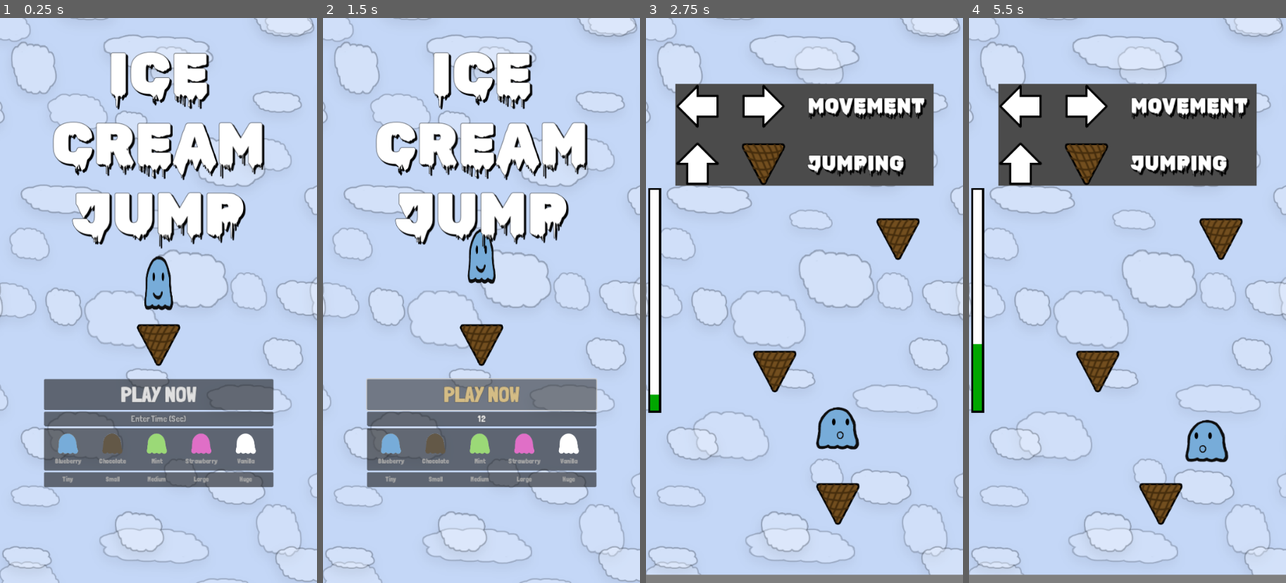
Above: before the commit, frames 1-4 (left to right).
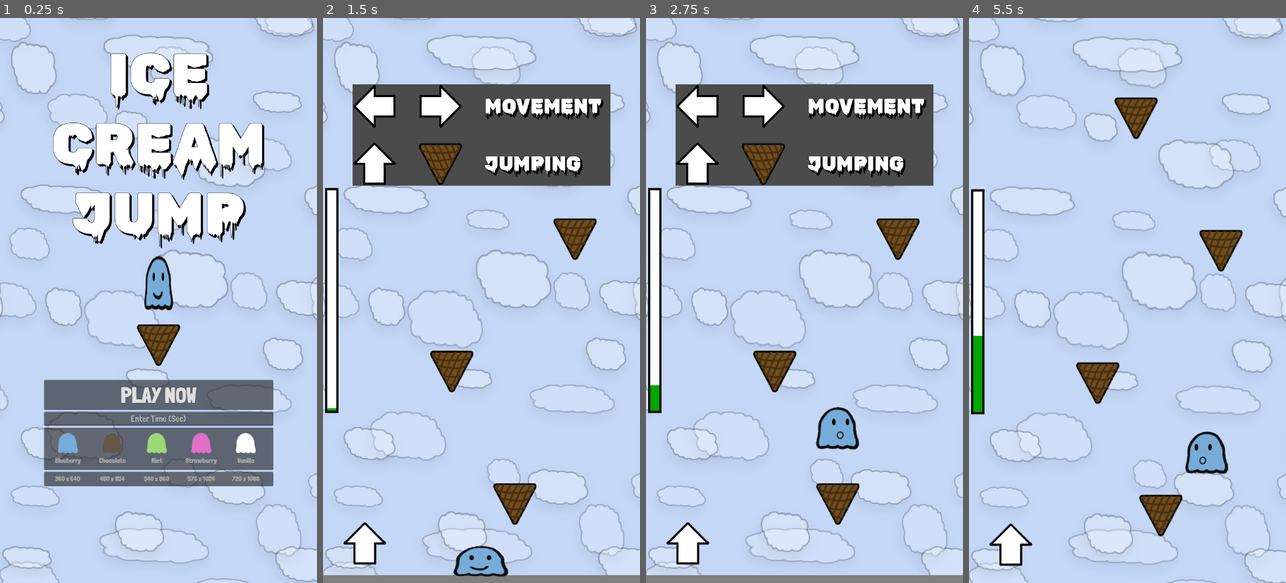
Above: after the commit, the same moments.

Repository: bsu-cs315/E2-hovell
Game: Godot game, scene res://title/title.tscn
Two runs of this game, one before a commit and one after it. Both use one fixed random seed, a clock stepped at 60 frames per second and the inputs below. Sound files missing from this copy of the repository are replaced by a short silence.
Inputs (mouse positions are in pixels of both pictures, inside the frame that each line leads up to):
- Up to frame 1 (0.25 s): no input
- Up to frame 2 (1.5 s): click (481, 419) at 0.52 s; type "12" at 0.6 s; click "PLAY NOW" at 1.25 s
- Up to frame 3 (2.75 s): hold D (move_right) from 2.03 s (still down); hold W (jump) from 2.03 s (still down)
- Up to frame 4 (5.5 s): release D (move_right) at 2.78 s; release W (jump) at 2.78 s; hold A (move_left) 2.78-3.53 s; tap W (jump) at 2.85, 3.02, 3.32, 4.35, 4.52, 4.82 s; hold W (jump) 3.53-4.28 s; hold D (move_right) 3.53-5.03 s; hold A (move_left) from 5.03 s (still down); hold W (jump) from 5.03 s (still down)

The runs differ from the first frame. In frame 1, 3.6% of the frame differs, in the area x 13-87%, y 5-84%; in frame 2, 40%, in the area x 0-100%, y 5-100%; in frame 3, 2.0%; in frame 4, 25%.

Commit message:
Add mobile functionality and downloadable export

Diff:
--- a/project/background/ParallaxBackground.tscn
+++ b/project/background/ParallaxBackground.tscn
@@ -12,6 +12,7 @@
 motion_mirroring = Vector2(0, 1380)
 
 [node name="Sprite2D" type="Sprite2D" parent="ParallaxLayer"]
+scale = Vector2(1, 2)
 texture = ExtResource("1_vgr75")
 
 [node name="ParallaxLayer2" type="ParallaxLayer" parent="."]
--- a/project/hud/hud.gd
+++ b/project/hud/hud.gd
@@ -7,6 +7,7 @@
 @onready var _tutorial_container : VBoxContainer = $Tutorial
 @onready var _win_particle_object : CPUParticles2D = $EndGameContainer/WinParticle
 @onready var _sound_restart : AudioStreamPlayer = $RestartSound
+@onready var _button_controls : TouchScreenButton = $JumpButton
 
 func _ready() -> void:
 	_end_container.hide()
@@ -39,6 +40,11 @@
 	_win_bar.position = new_position
 
 
+func update_controls_position(new_position: Vector2) -> void:
+	_button_controls.position.x = new_position.x + 15
+	_button_controls.position.y = new_position.y + 250
+
+
 func _on_restart_button_pressed() -> void:
 	_sound_restart.play()
 	get_tree().reload_current_scene()
--- a/project/hud/hud.tscn
+++ b/project/hud/hud.tscn
@@ -183,5 +183,12 @@
 [node name="RestartSound" type="AudioStreamPlayer" parent="."]
 stream = ExtResource("7_ymwry")
 
+[node name="JumpButton" type="TouchScreenButton" parent="."]
+z_index = 20
+z_as_relative = false
+position = Vector2(303, 1021)
+texture_normal = ExtResource("3_rg3ug")
+action = "jump"
+
 [connection signal="pressed" from="EndGameContainer/RestartButton" to="." method="_on_restart_button_pressed"]
 [connection signal="pressed" from="EndGameContainer/ExitButton" to="." method="_on_exit_button_pressed"]
--- a/project/ice_cream/body_follow.gd
+++ b/project/ice_cream/body_follow.gd
@@ -29,10 +29,10 @@
 			_face_object.set_texture(_face_sprites[0])
 
 
-		if Input.is_action_pressed("move_left") and position.x > _min_x:
+		if (Input.is_action_pressed("move_left") or Input.get_accelerometer().x < -1.25) and position.x > _min_x:
 			_direction = -1
 
-		elif Input.is_action_pressed("move_right") and position.x < _max_x:
+		elif (Input.is_action_pressed("move_right") or Input.get_accelerometer().x > 1.25) and position.x < _max_x:
 			_direction = 1
 
 		else:
--- a/project/ice_cream/ice_cream.gd
+++ b/project/ice_cream/ice_cream.gd
@@ -48,10 +48,10 @@
 			_body_part_sprites.scale = Vector2(_min_scale, _max_scale)
 			_jump_sound.play()
 
-		if Input.is_action_pressed("move_left"):
+		if Input.is_action_pressed("move_left") or Input.get_accelerometer().x < -1.25:
 			_direction = -1
 
-		elif Input.is_action_pressed("move_right"):
+		elif Input.is_action_pressed("move_right") or Input.get_accelerometer().x > 1.25:
 			_direction = 1
 
 		else:
--- a/project/level/level.gd
+++ b/project/level/level.gd
@@ -28,6 +28,9 @@
 @onready var _win_timer_object : Timer = $WinTimer
 
 func _ready() -> void:
+	#Input.emulate_touch_from_mouse = true
+	#Input.emulate_mouse_from_touch = false
+
 	if _wait_time > 5:
 		_win_timer_object.wait_time = _wait_time
 	_win_timer_object.start()
@@ -43,12 +46,13 @@
 	var _win_bar_size_x := 500.0
 	var _time_left_percent : float = _win_timer_object.time_left / _win_timer_object.wait_time
 
-	if _ice_cream_object.position.y > _camera_object.position.y + 750:
+	if _ice_cream_object.position.y > _camera_object.position.y + 950:
 		_game_finished(false)
 	else:
 		var _new_hud_size : float = _win_bar_size_x - (_time_left_percent * _win_bar_size_x)
 		var _new_hud_position : = Vector2(_camera_object.position.x - 330, _camera_object.position.y + (_win_bar_size_x / 2))
 		_hud_object.update_win_bar(_new_hud_size, _new_hud_position)
+		_hud_object.update_controls_position(_new_hud_position)
 
 		var _cam_speed_max_change := 75
 		var _spawn_speed_max_change := 0.8
--- a/project/project.godot
+++ b/project/project.godot
@@ -17,14 +17,15 @@
 boot_splash/show_image=false
 boot_splash/fullsize=false
 boot_splash/use_filter=false
-config/icon="res://icon.png"
+config/icon="res://icon_desktop.png"
 
 [display]
 
 window/size/viewport_width=720
 window/size/viewport_height=1280
 window/size/resizable=false
-window/stretch/mode="canvas_items"
+window/stretch/mode="viewport"
+window/stretch/aspect="expand"
 window/handheld/orientation=1
 
 [input]
@@ -47,3 +48,8 @@
 , Object(InputEventKey,"resource_local_to_scene":false,"resource_name":"","device":-1,"window_id":0,"alt_pressed":false …(186 unchanged characters)…
 ]
 }
+
+[rendering]
+
+renderer/rendering_method="mobile"
+textures/vram_compression/import_etc2_astc=true
--- a/project/title/title.gd
+++ b/project/title/title.gd
@@ -1,28 +1,36 @@
 extends Node2D
+
+static var check_complete = false;
 
 var screen_size = DisplayServer.screen_get_size()
 var window = get_window()
 
 @onready var _flavor_input_object : ItemList = $VBoxContainer/FlavorInput
+@onready var _resolution_input_object : ItemList = $VBoxContainer/ResolutionInput
 @onready var _flavor_sprite : Sprite2D = $IceCream/Flavor
 @onready var _sound_play : AudioStreamPlayer = $PlaySound
 @onready var _sound_flavor : AudioStreamPlayer = $FlavorSound
 
 func _ready() -> void:
-	get_window().size = Vector2i(540, 960)
-
-	get_window().position.x = screen_size.x / 2.0 - (get_window().size.x / 2.0)
-	get_window().position.y = screen_size.y / 2.0 - (get_window().size.y / 2.0)
-
 	var _starting_flavor = randi_range(0, IceCream.flavor_info.size() - 1)
 	IceCream.update_flavor(_starting_flavor)
 	var _sprite_path : String = "res://ice_cream/flavor_"+IceCream.flavor_name()+".png"
 	_flavor_sprite.set_texture(load(_sprite_path))
 
 
+func _process(_delta: float) -> void:
+	if not check_complete:
+		check_complete = true
+		if Input.get_accelerometer() == Vector3.ZERO: # Desktop
+			get_window().size = Vector2i(540, 960)
+			get_window().position.x = screen_size.x / 2.0 - (get_window().size.x / 2.0)
+			get_window().position.y = screen_size.y / 2.0 - (get_window().size.y / 2.0)
+		else: # Mobile
+			_resolution_input_object.hide()
+
+
 func _on_play_button_pressed() -> void:
 	_sound_play.play()
-	await _sound_play.finished
 	get_tree().change_scene_to_file("res://level/level.tscn")
 
 
@@ -40,7 +48,6 @@
 
 
 func _on_resolution_input_item_selected(index: int) -> void:
-
 	if index == 0:
 		get_window().size = Vector2i(360, 640)
 	elif index == 1:
--- a/project/title/title.tscn
+++ b/project/title/title.tscn
@@ -97,7 +97,7 @@
 [node name="EyeRight" type="Sprite2D" parent="IceCream"]
 texture = ExtResource("4_q6nig")
 
-[node name="EyeRight2" type="Sprite2D" parent="IceCream"]
+[node name="Mouth" type="Sprite2D" parent="IceCream"]
 texture = ExtResource("5_ne2s7")
 
 [node name="Cone" type="Sprite2D" parent="."]
@@ -185,11 +185,11 @@
 same_column_width = true
 fixed_column_width = 79
 icon_mode = 0
-item_0/text = "Tiny"
-item_1/text = "Small"
-item_2/text = "Medium"
-item_3/text = "Large"
-item_4/text = "Huge"
+item_0/text = "360 x 640"
+item_1/text = "480 x 854"
+item_2/text = "540 x 960"
+item_3/text = "576 x 1024"
+item_4/text = "720 x 1080"
 
 [node name="ParallaxBackground" parent="." instance=ExtResource("5_vxqxq")]
 
Not shown, added: project/export_presets.cfg
Not shown, removed: project/icon.png.import
Renamed: project/icon.png -> project/icon_desktop.png
Not shown, added: project/icon_desktop.png.import
Binary file added: project/icon_mobile.png
Not shown, added: project/icon_mobile.png.import
Not shown, changed: README.md
Not shown, added: project/ice_cream_jump.apk
Not shown, added: project/ice_cream_jump.apk.idsig
